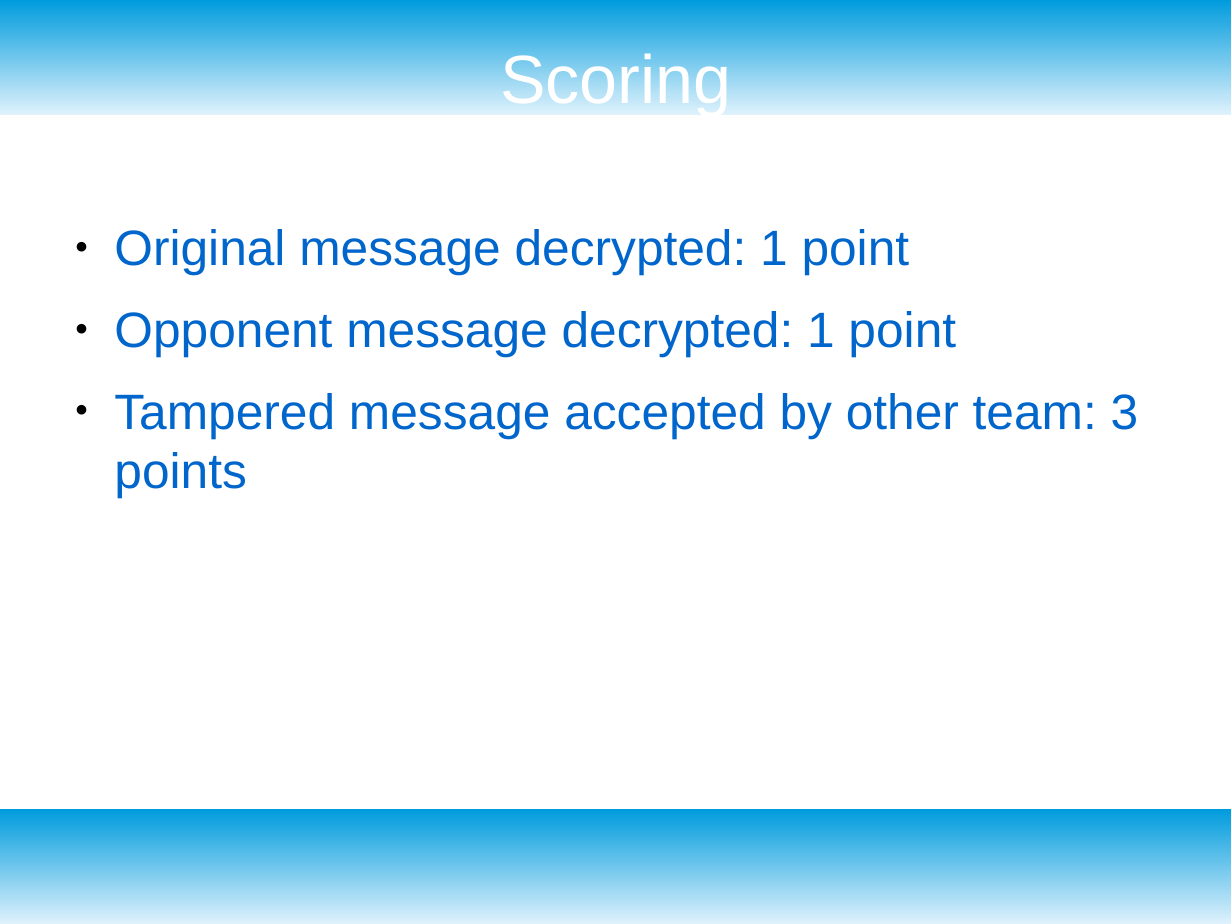
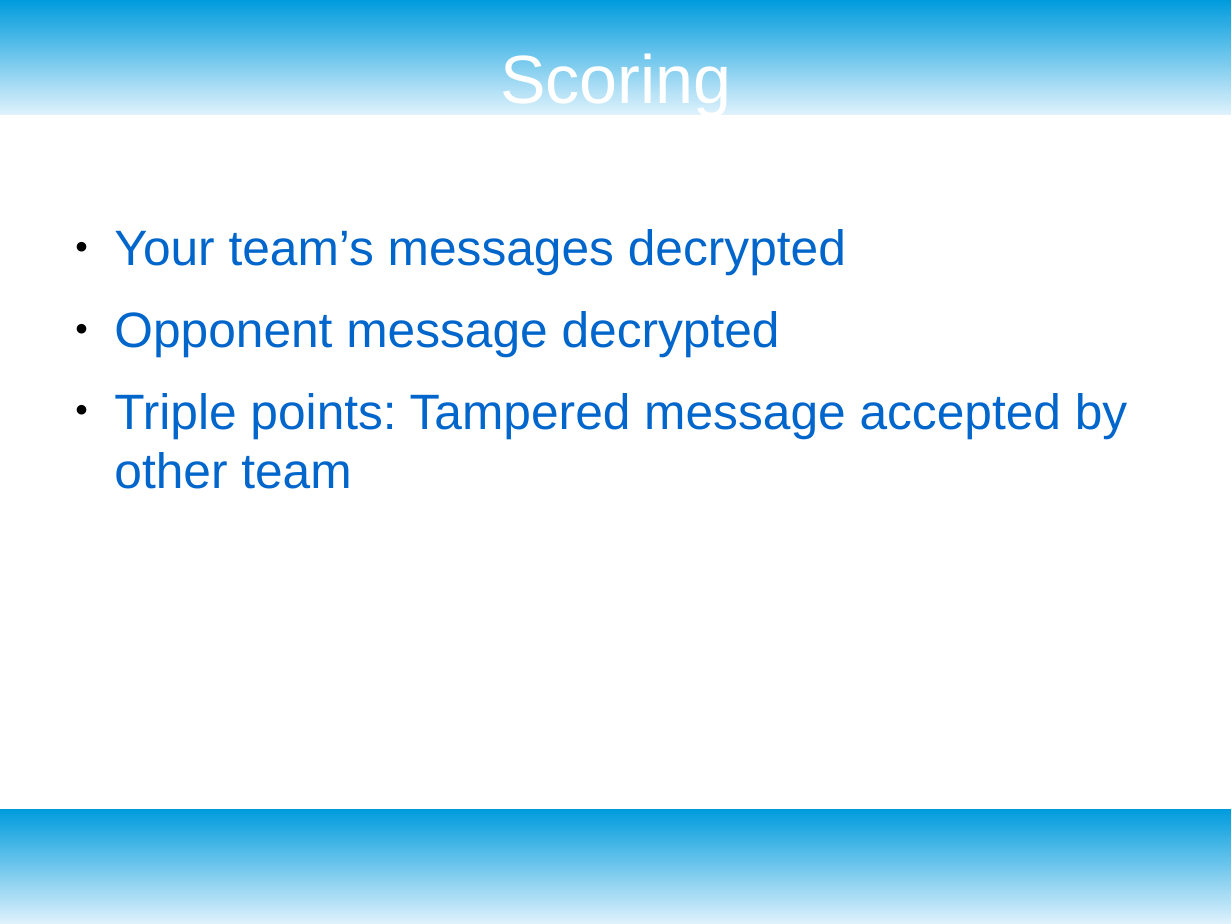
Before and after one commit to vcv-missoula-college/projects, a slide deck: slide 7 of 2021_gencyber_summer_camp/resources/day2/day_2.6_message_game.odp. Drawn at 1232x924 pixels with LibreOffice and Linux fonts; fonts in the diff are those of the drawing. Boxes give left, top, right and bottom in pixels: in the first picture for what was removed or moved away, otherwise in the second. Text is boxed around its words. In the diff, an @@ line names an element or a change of style, - is before the commit and + after.

```diff
--- a/2021_gencyber_summer_camp/resources/day2/day_2.6_message_game.odp
+++ b/2021_gencyber_summer_camp/resources/day2/day_2.6_message_game.odp
@@ text at <box>114,229,1127,489</box>: text changed @@
-● Original message decrypted: 1 point
-● Opponent message decrypted: 1 point
-● Tampered message accepted by other team: 3 points
+● Your team’s messages decrypted
+● Opponent message decrypted
+● Triple points: Tampered message accepted by other team
```
Also in this commit, not shown: 2 other slides changed, 3 slides added, 3 slides removed, 1 other file.
